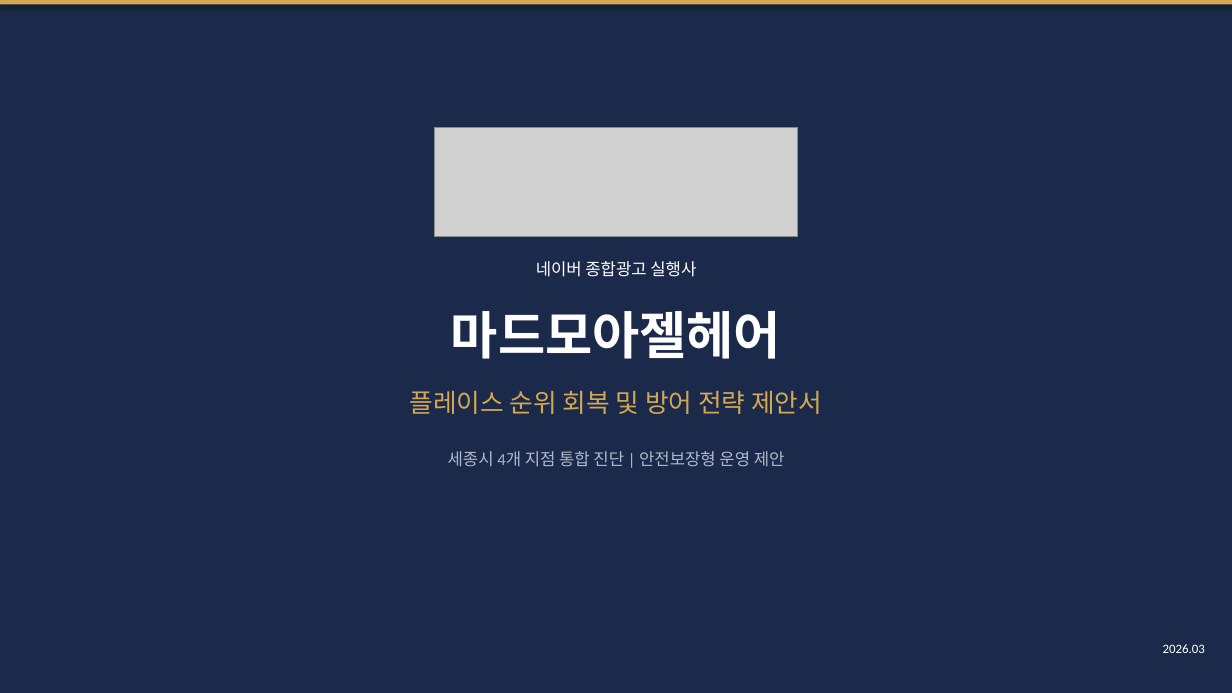
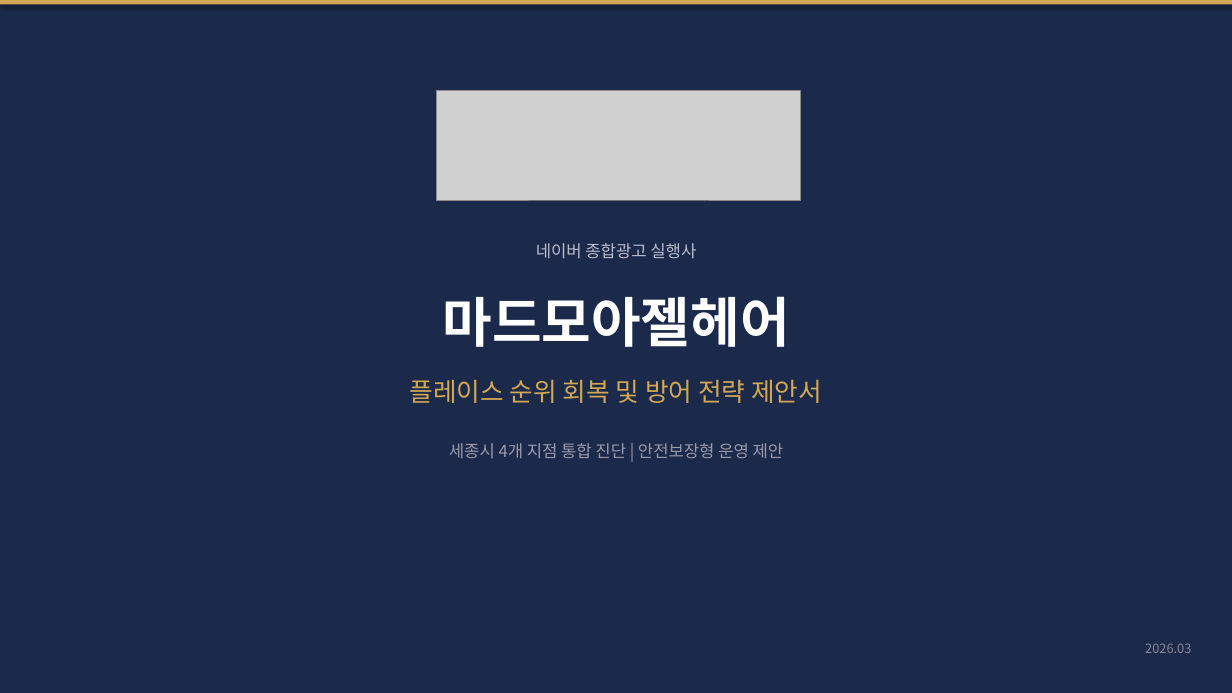
Before and after one commit to didai64595021-ui/onda-hompage, a slide deck: slide 1 of 마드모아젤헤어_제안서.pptx. Drawn at 1232x693 pixels with LibreOffice and Linux fonts; fonts in the diff are those of the drawing; grey boxes stand for pictures. Boxes give left, top, right and bottom in pixels: in the first picture for what was removed or moved away, otherwise in the second. Text is boxed around its words. In the diff, an @@ line names an element or a change of style, - is before the commit and + after.

Commit message:
fix: 제안서 PPT 정렬+디자인 전면 고도화 (그리드통일, 로고삽입, 컬러코딩, Q&A레이아웃)

```diff
--- a/마드모아젤헤어_제안서.pptx
+++ b/마드모아젤헤어_제안서.pptx
@@ picture: place and size @@
-picture at box(434, 128, 799, 237)
+picture at box(436, 91, 800, 200)
@@ text "네이버 종합광고 실행사": place and size @@
-text "네이버 종합광고 실행사" at box(536, 261, 696, 277)
+text "네이버 종합광고 실행사" at box(536, 243, 696, 259)
@@ text "네이버 종합광고 실행사" at box(536, 243, 696, 259): font Calibri to Noto Sans CJK KR, text colour #FFFFFF to #BBBBCC; less space between paragraphs @@
@@ text "마드모아젤헤어": place and size @@
-text "마드모아젤헤어" at box(451, 311, 781, 359)
+text "마드모아젤헤어" at box(442, 296, 789, 347)
@@ text "마드모아젤헤어" at box(442, 296, 789, 347): size 40 to 42 pt, font Calibri to Noto Sans CJK KR; less space between paragraphs @@
@@ text "플레이스 순위 회복 및 방어 ...": place and size @@
-text "플레이스 순위 회복 및 방어 ..." at box(409, 390, 822, 414)
+text "플레이스 순위 회복 및 방어 ..." at box(409, 379, 822, 403)
@@ text "플레이스 순위 회복 및 방어 ..." at box(409, 379, 822, 403): font Calibri to Noto Sans CJK KR; less space between paragraphs @@
@@ text "세종시 4개 지점 통합 진단 ...": place and size @@
-text "세종시 4개 지점 통합 진단 ..." at box(448, 451, 785, 467)
+text "세종시 4개 지점 통합 진단 ..." at box(449, 443, 784, 458)
@@ text "세종시 4개 지점 통합 진단 ..." at box(449, 443, 784, 458): font Calibri to Noto Sans CJK KR, text colour #B0B8C8 to #9999AA; less space between paragraphs @@
@@ text "2026.03": place and size @@
-text "2026.03" at box(1163, 644, 1205, 653)
+text "2026.03" at box(1145, 643, 1191, 653)
@@ text "2026.03" at box(1145, 643, 1191, 653): font Calibri to Noto Sans CJK KR, text colour #FFFFFF to #888899; less space between paragraphs @@
```
Also in this commit, not shown: 17 other slides changed, 1 other file.
